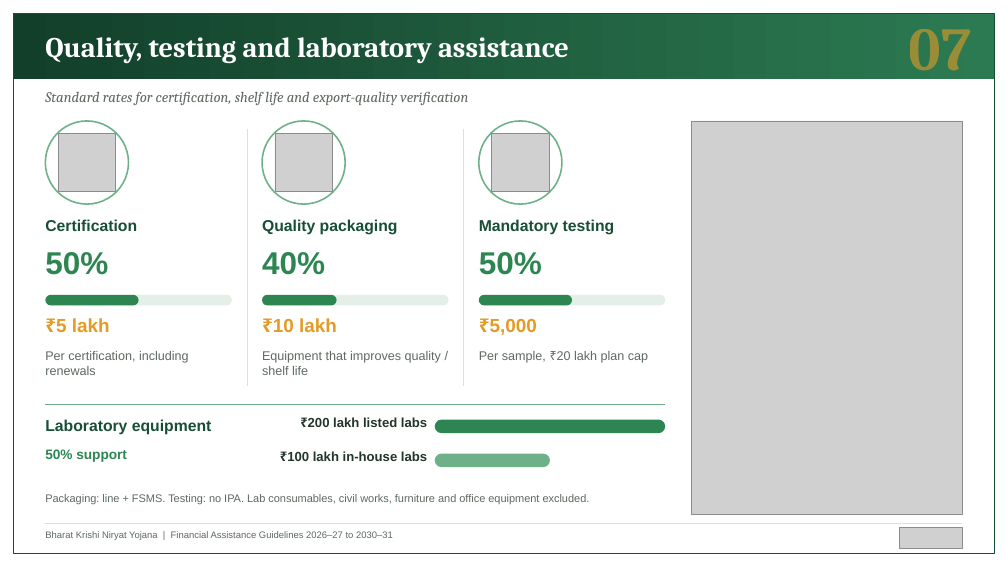
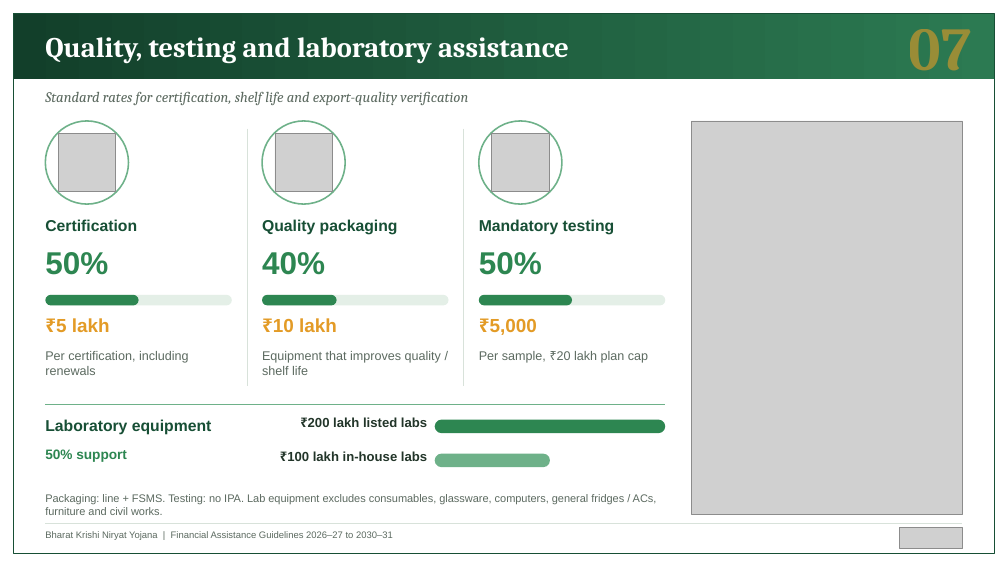
Before and after one commit to BantheFox012/FM, a slide deck: slide 7 of APEDA_BKNY_Standard_40_Percent.pptx. Drawn at 1008x567 pixels with LibreOffice and Linux fonts; fonts in the diff are those of the drawing; grey boxes stand for pictures. Boxes give left, top, right and bottom in pixels: in the first picture for what was removed or moved away, otherwise in the second. Text is boxed around its words. In the diff, an @@ line names an element or a change of style, - is before the commit and + after.

```diff
--- a/APEDA_BKNY_Standard_40_Percent.pptx
+++ b/APEDA_BKNY_Standard_40_Percent.pptx
@@ text at (45, 494, 657, 515): text changed @@
-Packaging: line + FSMS. Testing: no IPA. Lab consumables, civil works, furniture and office equipment excluded.
+Packaging: line + FSMS. Testing: no IPA. Lab equipment excludes consumables, glassware, computers, general fridges / ACs, furniture and civil works.
```
Also in this commit, not shown: 6 other slides changed.
